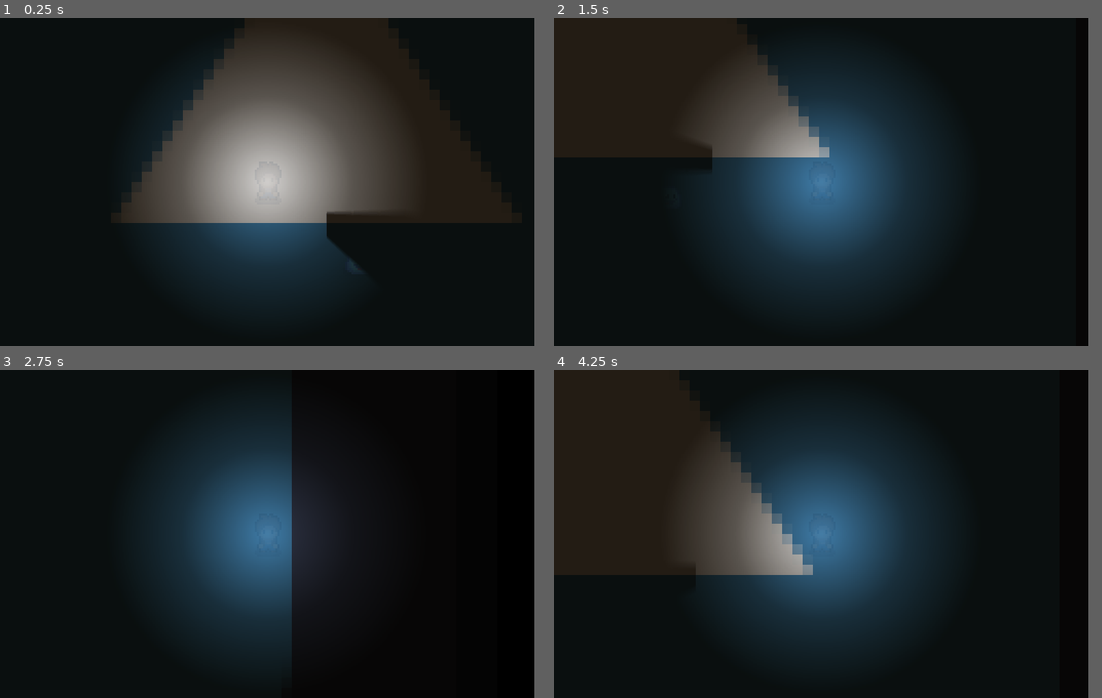
Above: before the commit, frames 1-4 (two rows, left to right).
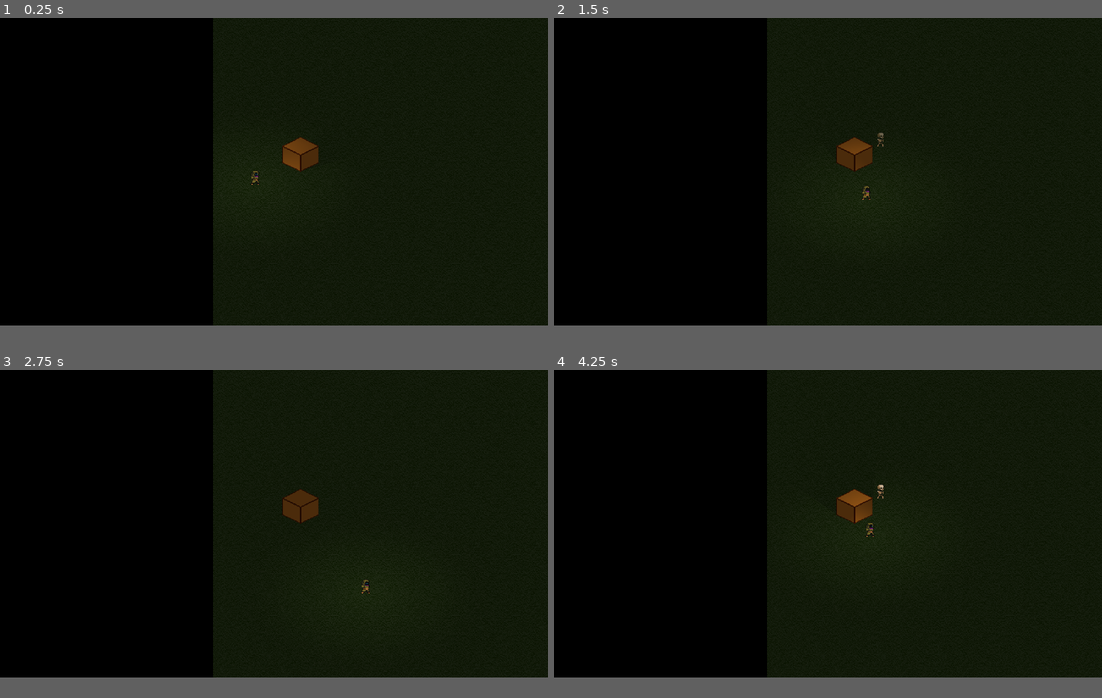
Above: after the commit, the same moments.

Repository: GianiStatie/random-game
Game: Godot game, scene res://world.tscn
The game is run twice, just before and just after one commit, with the same random seed, the same clock (stepped at 60 frames per second) and the same inputs. The engine's default icon, where the game draws it, is replaced by a stand-in: a white triangle on a blue panel in a dark square.
Inputs:
- Up to frame 1 (0.25 s): no input
- Up to frame 2 (1.5 s): tap Enter at 0.5 s; hold Right (ui_right) 0.53-1.28 s; hold Down (ui_down) from 1.28 s (still down)
- Up to frame 3 (2.75 s): release Down (ui_down) at 2.03 s; hold Right (ui_right) from 2.03 s (still down)
- Up to frame 4 (4.25 s): release Right (ui_right) at 2.78 s; hold Up (ui_up) 2.78-3.53 s; hold Left (ui_left) from 3.53 s (still down)
The window is 780x480 before the commit and 800x450 after it. Grey fills any space a smaller window leaves; there, only what the larger window draws over its background counts as a difference.

The runs differ from the first frame. In frame 1, 34% of the frame differs, in the area x 20-93%, y 0-94%; in frame 2, 43%; in frame 3, 31%; in frame 4, 46%, in the area x 0-75%, y 0-94%.

Commit message:
Replaced assets and fixed shadows

Diff:
--- /dev/null
+++ b/enemy.tscn
@@ -0,0 +1,11 @@
+[gd_scene load_steps=2 format=3 uid="uid://elgh4blpowms"]
+
+[ext_resource type="Texture2D" uid="uid://dhyhlwxhophew" path="res://assets/Pixel Crawler - FREE - 1.8/Enemy/Skeleton Crew/Skeleton - Base/Idle/Idle-Sheet.png" id="1_kuo5r"]
+
+[node name="Enemy" type="Node2D"]
+use_parent_material = true
+
+[node name="Sprite" type="Sprite2D" parent="."]
+use_parent_material = true
+texture = ExtResource("1_kuo5r")
+hframes = 4
--- a/player.tscn
+++ b/player.tscn
@@ -1,30 +1,54 @@
-[gd_scene load_steps=5 format=3 uid="uid://b4r6ywb7x3bb3"]
+[gd_scene load_steps=7 format=3 uid="uid://b4r6ywb7x3bb3"]
 
 [ext_resource type="Script" path="res://player.gd" id="1_g37r7"]
-[ext_resource type="Texture2D" uid="uid://bi2iirtofs701" path="res://sprites/characters/player.png" id="1_mavmr"]
+[ext_resource type="Texture2D" uid="uid://bi67sd1hbd761" path="res://assets/Pixel Crawler - FREE - 1.8/Heroes/Rogue/Idle/Idle-Sheet.png" id="2_dih7s"]
 
-[sub_resource type="CanvasItemMaterial" id="CanvasItemMaterial_q2yug"]
-light_mode = 1
+[sub_resource type="CanvasItemMaterial" id="CanvasItemMaterial_vh5gb"]
+
+[sub_resource type="Gradient" id="Gradient_psf2e"]
+offsets = PackedFloat32Array(0, 0.36129, 0.580645)
+colors = PackedColorArray(1, 1, 1, 1, 0.376471, 0.376471, 0.376471, 0.784314, 0, 0, 0, 0)
+
+[sub_resource type="GradientTexture2D" id="GradientTexture2D_82iri"]
+gradient = SubResource("Gradient_psf2e")
+width = 640
+height = 420
+fill = 1
+fill_from = Vector2(0.5, 0.5)
 
 [sub_resource type="CapsuleShape2D" id="CapsuleShape2D_lhp8r"]
-radius = 6.0
-height = 18.0
+height = 44.0
 
 [node name="Player" type="CharacterBody2D"]
-material = SubResource("CanvasItemMaterial_q2yug")
-use_parent_material = true
+scale = Vector2(0.5, 0.5)
 script = ExtResource("1_g37r7")
 
 [node name="Sprite2D" type="Sprite2D" parent="."]
-use_parent_material = true
-position = Vector2(0, -8)
-texture = ExtResource("1_mavmr")
-hframes = 6
-vframes = 10
+light_mask = 2
+material = SubResource("CanvasItemMaterial_vh5gb")
+position = Vector2(0, -16)
+texture = ExtResource("2_dih7s")
+hframes = 4
+
+[node name="SpriteLight" type="PointLight2D" parent="."]
+visibility_layer = 3
+energy = 0.5
+range_item_cull_mask = 2
+shadow_filter_smooth = 0.3
+texture = SubResource("GradientTexture2D_82iri")
+height = 60.0
+
+[node name="ShadowLight" type="PointLight2D" parent="."]
+visibility_layer = 3
+energy = 0.15
+shadow_enabled = true
+shadow_filter = 1
+shadow_filter_smooth = 0.3
+texture = SubResource("GradientTexture2D_82iri")
+height = 60.0
 
 [node name="CollisionShape2D" type="CollisionShape2D" parent="."]
+rotation = 1.5708
 shape = SubResource("CapsuleShape2D_lhp8r")
 
-[node name="VisibilityTransform" type="RemoteTransform2D" parent="."]
-
 [node name="CameraTransform" type="RemoteTransform2D" parent="."]
--- a/project.godot
+++ b/project.godot
@@ -17,8 +17,6 @@
 
 [display]
 
-window/size/viewport_width=260
-window/size/viewport_height=160
 window/size/window_width_override=1040
 window/size/window_height_override=640
 window/stretch/mode="canvas_items"
--- a/slime.tscn
+++ /dev/null
@@ -1,12 +0,0 @@
-[gd_scene load_steps=2 format=3 uid="uid://elgh4blpowms"]
-
-[ext_resource type="Texture2D" uid="uid://dr8qjlr1cp77h" path="res://sprites/characters/slime.png" id="1_5kinp"]
-
-[node name="Slime" type="Node2D"]
-use_parent_material = true
-
-[node name="Slime" type="Sprite2D" parent="."]
-use_parent_material = true
-texture = ExtResource("1_5kinp")
-hframes = 7
-vframes = 5
--- /dev/null
+++ b/test_walls.tres
@@ -0,0 +1,3 @@
+[gd_resource type="MeshLibrary" format=3 uid="uid://dpn33jojcn1ax"]
+
+[resource]
--- /dev/null
+++ b/test_walls.tscn
@@ -0,0 +1,29 @@
+[gd_scene load_steps=6 format=3 uid="uid://ujl8makfq41t"]
+
+[ext_resource type="Texture2D" uid="uid://bhqvagknwkkgh" path="res://assets/Isometric_normal/wall.png" id="1_mttkg"]
+[ext_resource type="Texture2D" uid="uid://cs8yelcvc3hav" path="res://assets/Isometric_normal/wall_n.png" id="2_88181"]
+
+[sub_resource type="CanvasItemMaterial" id="CanvasItemMaterial_yuydv"]
+
+[sub_resource type="CanvasTexture" id="CanvasTexture_inwtx"]
+diffuse_texture = ExtResource("1_mttkg")
+normal_texture = ExtResource("2_88181")
+
+[sub_resource type="OccluderPolygon2D" id="OccluderPolygon2D_wnf44"]
+polygon = PackedVector2Array(0, -64, -128, 0, 0, 64, 128, 0)
+
+[node name="Node2D" type="Node2D"]
+
+[node name="StoneWallAged" type="Sprite2D" parent="."]
+light_mask = 2
+material = SubResource("CanvasItemMaterial_yuydv")
+position = Vector2(0, -192)
+texture = SubResource("CanvasTexture_inwtx")
+
+[node name="StaticBody2D" type="StaticBody2D" parent="."]
+
+[node name="CollisionPolygon2D" type="CollisionPolygon2D" parent="StaticBody2D"]
+polygon = PackedVector2Array(0, 64, 128, 0, 0, -64, -128, 0)
+
+[node name="LightOccluder2D" type="LightOccluder2D" parent="."]
+occluder = SubResource("OccluderPolygon2D_wnf44")
--- a/world.tscn
+++ b/world.tscn
@@ -1,86 +1,56 @@
 [gd_scene load_steps=10 format=3 uid="uid://icgbdoobg4da"]
 
 [ext_resource type="Script" path="res://world.gd" id="1_4ufku"]
-[ext_resource type="Texture2D" uid="uid://jwv6gag3i1ik" path="res://icon.svg" id="1_56wy0"]
 [ext_resource type="PackedScene" uid="uid://b4r6ywb7x3bb3" path="res://player.tscn" id="1_kh6f1"]
-[ext_resource type="Material" uid="uid://cjds3e8bpu7op" path="res://shadow_mask.tres" id="1_pc1gn"]
-[ext_resource type="PackedScene" uid="uid://ddm8e5sweq3yh" path="res://wall.tscn" id="2_dtu0m"]
-[ext_resource type="Texture2D" uid="uid://dr8qjlr1cp77h" path="res://sprites/characters/slime.png" id="3_bulbp"]
+[ext_resource type="Texture2D" uid="uid://ct3ur7igrfuli" path="res://assets/Test Lighting/ground.png" id="2_5kqt3"]
+[ext_resource type="Material" uid="uid://cjds3e8bpu7op" path="res://shadow_mask.tres" id="4_3fljv"]
+[ext_resource type="Texture2D" uid="uid://b6jyorki7u1ve" path="res://assets/Test Lighting/cube_a.png" id="4_1300b"]
+[ext_resource type="PackedScene" uid="uid://elgh4blpowms" path="res://enemy.tscn" id="6_h7cig"]
+[ext_resource type="Texture2D" uid="uid://bquq82xfe3c3m" path="res://assets/Test Lighting/cube_n.png" id="7_gqf6t"]
 
-[sub_resource type="Gradient" id="Gradient_psf2e"]
-offsets = PackedFloat32Array(0, 0.309677, 0.580645)
-colors = PackedColorArray(1, 1, 1, 0.784314, 0.505882, 0.505882, 0.505882, 0.235294, 0, 0, 0, 0)
+[sub_resource type="CanvasTexture" id="CanvasTexture_ui36v"]
+diffuse_texture = ExtResource("4_1300b")
+normal_texture = ExtResource("7_gqf6t")
 
-[sub_resource type="GradientTexture2D" id="GradientTexture2D_ivqk7"]
-gradient = SubResource("Gradient_psf2e")
-width = 192
-height = 192
-fill = 1
-fill_from = Vector2(0.5, 0.5)
-
-[sub_resource type="CanvasItemMaterial" id="CanvasItemMaterial_8j5i8"]
-light_mode = 1
+[sub_resource type="OccluderPolygon2D" id="OccluderPolygon2D_mp5to"]
+cull_mode = 2
+polygon = PackedVector2Array(0, 0, -36, 18, 0, 36, 36, 18)
 
 [node name="Node2D" type="Node2D"]
 script = ExtResource("1_4ufku")
 
-[node name="PointLight2D" type="PointLight2D" parent="."]
-position = Vector2(118, 53)
-energy = 0.1
-shadow_enabled = true
-shadow_filter = 2
-shadow_filter_smooth = 0.3
-texture = SubResource("GradientTexture2D_ivqk7")
+[node name="CanvasModulate" type="CanvasModulate" parent="."]
+color = Color(0.294118, 0.294118, 0.294118, 1)
 
-[node name="Background" type="Sprite2D" parent="."]
-use_parent_material = true
-position = Vector2(142, 63)
-scale = Vector2(5, 5)
-texture = ExtResource("1_56wy0")
+[node name="Ground" type="Sprite2D" parent="."]
+position = Vector2(216, -9)
+texture = ExtResource("2_5kqt3")
 
-[node name="Player" parent="." instance=ExtResource("1_kh6f1")]
-position = Vector2(118, 53)
+[node name="Node2D2" type="Node2D" parent="."]
+y_sort_enabled = true
 
-[node name="VisibilityTransform" parent="Player" index="2"]
-remote_path = NodePath("../../PointLight2D")
+[node name="Enemies" type="Node2D" parent="Node2D2"]
+material = ExtResource("4_3fljv")
 
-[node name="CameraTransform" parent="Player" index="3"]
-remote_path = NodePath("../../Camera2D")
+[node name="Enemy" parent="Node2D2/Enemies" instance=ExtResource("6_h7cig")]
+position = Vector2(56, -32)
 
-[node name="Environment" type="Node2D" parent="."]
-material = ExtResource("1_pc1gn")
+[node name="Player" parent="Node2D2" instance=ExtResource("1_kh6f1")]
+show_behind_parent = true
+position = Vector2(-96, 64)
+scale = Vector2(1, 1)
 
-[node name="Background" type="Sprite2D" parent="Environment"]
-use_parent_material = true
-position = Vector2(142, 63)
-scale = Vector2(5, 5)
-texture = ExtResource("1_56wy0")
+[node name="Node2D" type="Node2D" parent="Node2D2"]
 
-[node name="Wall" parent="Environment" instance=ExtResource("2_dtu0m")]
-position = Vector2(153, 74)
+[node name="Sprite2D" type="Sprite2D" parent="Node2D2/Node2D"]
+light_mask = 2
+visibility_layer = 2
+texture = SubResource("CanvasTexture_ui36v")
 
-[node name="Wall2" parent="Environment" instance=ExtResource("2_dtu0m")]
-position = Vector2(166, 74)
-
-[node name="Wall3" parent="Environment" instance=ExtResource("2_dtu0m")]
-position = Vector2(179, 74)
-
-[node name="Slime" type="Sprite2D" parent="Environment"]
-use_parent_material = true
-position = Vector2(147, 75)
-texture = ExtResource("3_bulbp")
-centered = false
-hframes = 7
-vframes = 5
-
-[node name="CanvasModulate" type="CanvasModulate" parent="."]
-color = Color(0.137255, 0.109804, 0.0784314, 1)
+[node name="LightOccluder2D" type="LightOccluder2D" parent="Node2D2/Node2D"]
+show_behind_parent = true
+occluder = SubResource("OccluderPolygon2D_mp5to")
 
 [node name="Camera2D" type="Camera2D" parent="."]
-position = Vector2(118, 53)
-
-[node name="Environment2" type="Node2D" parent="."]
-material = SubResource("CanvasItemMaterial_8j5i8")
-position = Vector2(-1, 1)
-
-[editable path="Player"]
+position = Vector2(-56, 37)
+scale = Vector2(0.5, 0.5)
Binary file added: assets/Pixel Crawler - FREE - 1.8/Enemy/Orc Crew/Orc - Rogue/Death/Death-Sheet.png
Binary file added: assets/Pixel Crawler - FREE - 1.8/Enemy/Orc Crew/Orc - Rogue/Death/Death.aseprite
Binary file added: assets/Pixel Crawler - FREE - 1.8/Enemy/Orc Crew/Orc - Rogue/Idle/Idle-Sheet.png
Binary file added: assets/Pixel Crawler - FREE - 1.8/Enemy/Orc Crew/Orc - Rogue/Idle/Idle.aseprite
Binary file added: assets/Pixel Crawler - FREE - 1.8/Enemy/Orc Crew/Orc - Rogue/Run/Run-Sheet.png
Binary file added: assets/Pixel Crawler - FREE - 1.8/Enemy/Orc Crew/Orc - Rogue/Run/Run.aseprite
Binary file added: assets/Pixel Crawler - FREE - 1.8/Enemy/Orc Crew/Orc - Shaman/Death/Death-Sheet.png
Binary file added: assets/Pixel Crawler - FREE - 1.8/Enemy/Orc Crew/Orc - Shaman/Death/Death.aseprite
Binary file added: assets/Pixel Crawler - FREE - 1.8/Enemy/Orc Crew/Orc - Shaman/Idle/Idle-Sheet.png
Binary file added: assets/Pixel Crawler - FREE - 1.8/Enemy/Orc Crew/Orc - Shaman/Idle/Idle.aseprite
Binary file added: assets/Pixel Crawler - FREE - 1.8/Enemy/Orc Crew/Orc - Shaman/Run/Run-Sheet.png
Binary file added: assets/Pixel Crawler - FREE - 1.8/Enemy/Orc Crew/Orc - Shaman/Run/Run.aseprite
(and 108 more such lines)
